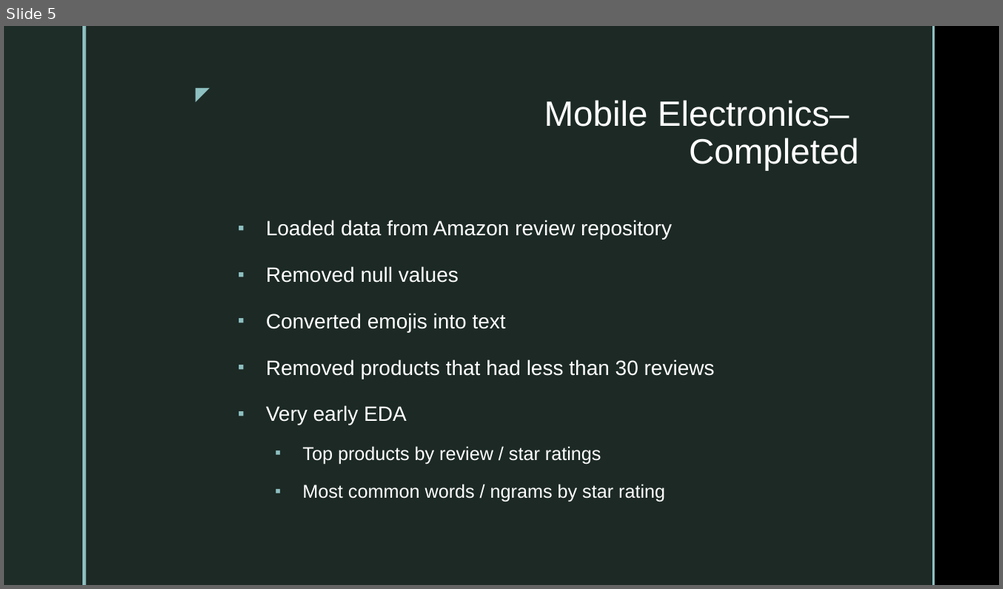
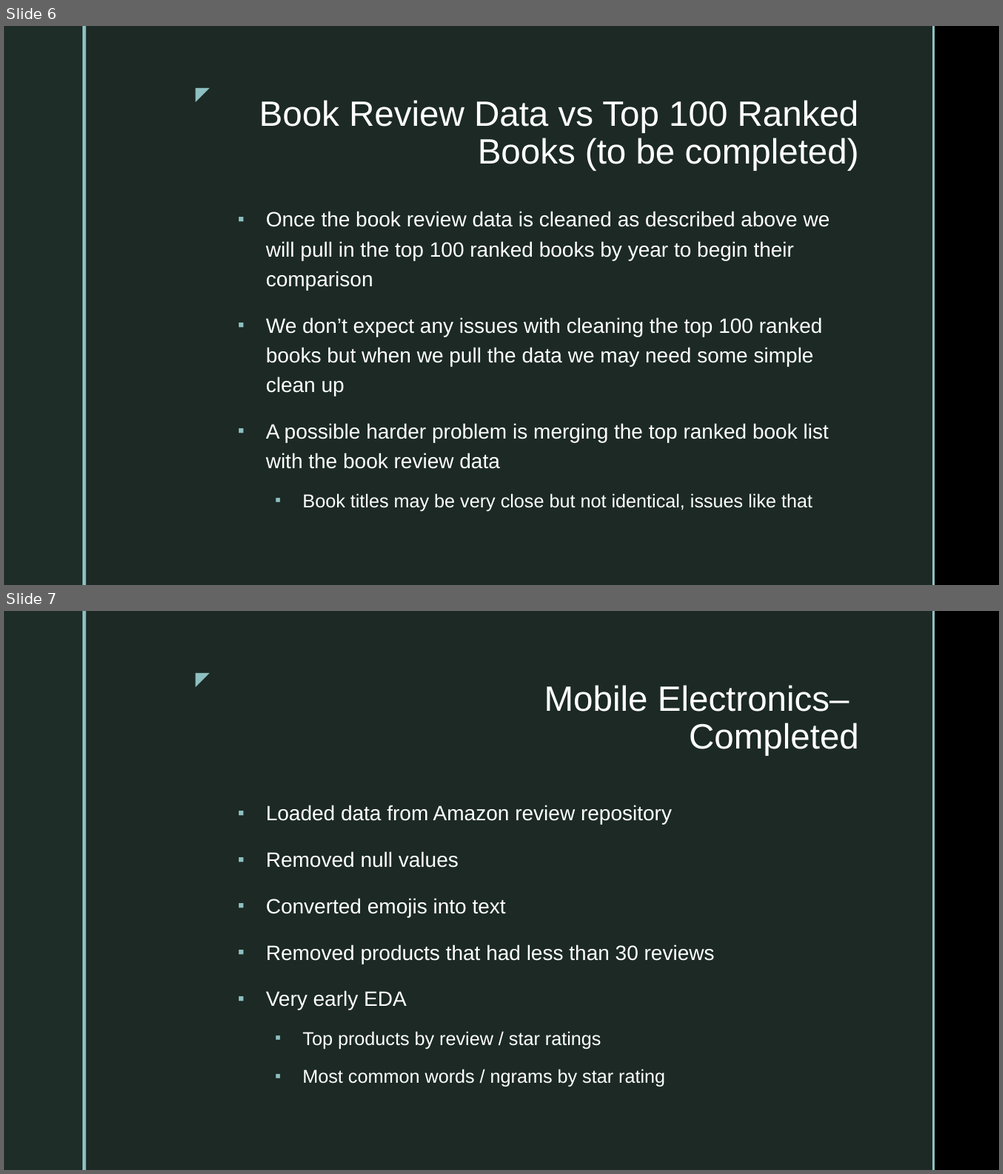
Before and after one commit to TKarlovitzDrexel/DSCI591_ACRSent, a slide deck: PitchPresentationACRSent.pptx. Shown one above the other, each under a label of ours: slide 5 before the commit, slides 6 and 7 after it. The pictures are 1003x589 and 1003x1174 pixels, drawn with LibreOffice and Linux fonts; fonts in the diff are those of the drawing; background and template pictures are left out. Boxes give left, top, right and bottom in pixels: in the first picture for what was removed or moved away, otherwise in the second. Text is boxed around its words. In the diff, an @@ line names an element or a change of style, - is before the commit and + after.

Commit message:
Updates to book data for pitch presentation
Started the background information

```diff
--- a/PitchPresentationACRSent.pptx
+++ b/PitchPresentationACRSent.pptx
@@ slide 6 added at (4,26,999,585), background picture (left out); not listed: 5 template elements that a slide beside it also shows @@
@@ title added at (259,100,859,171), 34 pt, text #FFFFFF @@
+Book Review Data vs Top 100 Ranked Books (to be completed)
@@ text added at (266,211,830,511), 20 pt, text #FFFFFF @@
+▪ Once the book review data is cleaned as described above we will pull in the top 100 ranked books by year to begin their comparison
+▪ We don’t expect any issues with cleaning the top 100 ranked books but when we pull the data we may need some simple clean up
+▪ A possible harder problem is merging the top ranked book list with the book review data
+  ▪ Book titles may be very close but not identical, issues like that
@@ what was slide 5 is now slide 7 @@
```
Also in this commit, not shown: 4 slides changed, 1 other slide added.
